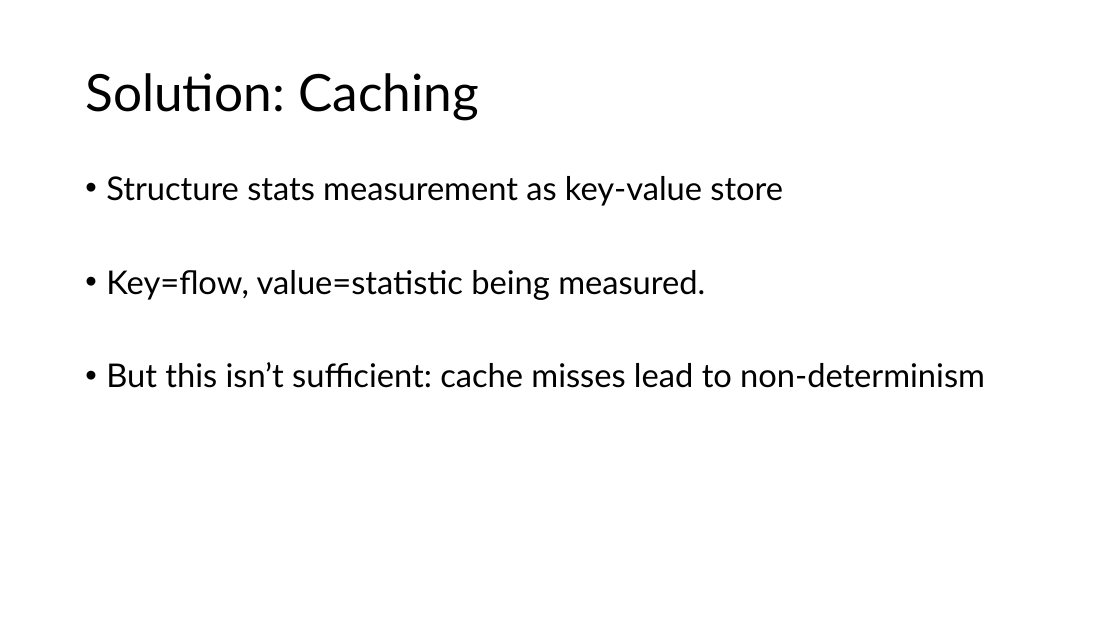
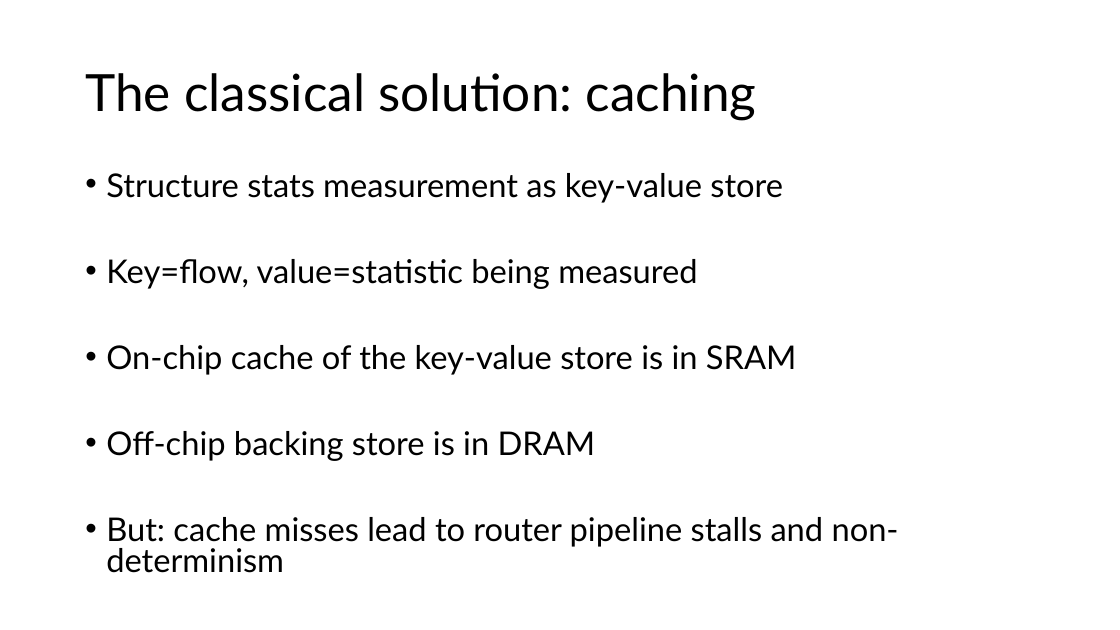
Before and after one commit to anirudhSK/pifo-domino-marple-ppts, a slide deck: slide 34 of uw_talk.pptx. Drawn at 1120x630 pixels with LibreOffice and Linux fonts; fonts in the diff are those of the drawing. Boxes give left, top, right and bottom in pixels: in the first picture for what was removed or moved away, otherwise in the second. Text is boxed around its words. In the diff, an @@ line names an element or a change of style, - is before the commit and + after.

```diff
--- a/uw_talk.pptx
+++ b/uw_talk.pptx
@@ title at bbox=[85, 73, 757, 120]: text changed @@
-Solution: Caching
+The classical solution: caching
@@ text at bbox=[106, 173, 783, 203]: line spacing 0.9 to 0.8 @@
@@ text at bbox=[106, 259, 899, 573]: text changed @@
-• Key=flow, value=statistic being measured.
-• But this isn’t sufficient: cache misses lead to non-determinism
+• Key=flow, value=statistic being measured
+• On-chip cache of the key-value store is in SRAM
+• Off-chip backing store is in DRAM
+• But: cache misses lead to router pipeline stalls and non-determinism
```
Also in this commit, not shown: 13 other slides changed, 1 slide added.
